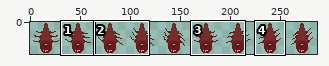
Two versions of one sprite sheet, core/assets/enemies/mutant-bloodworm-sheet.png. Above: a wide view before the commit, with the close-up outlined.
Close-up. The starting point:
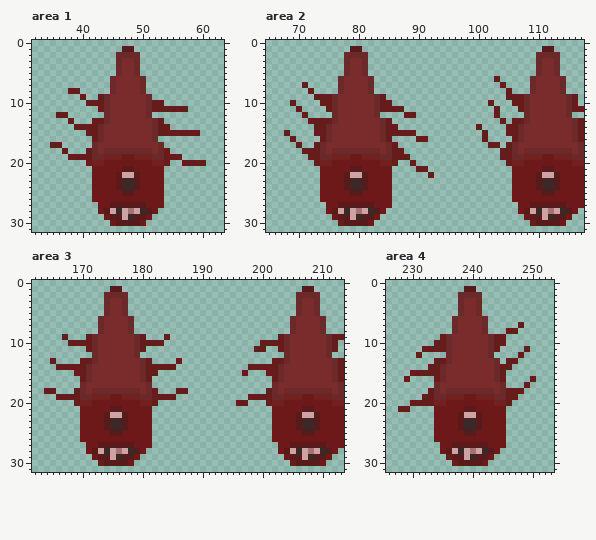
The file is 288x32 pixels. Colours within 5 levels of each other are drawn and written as one. Shown: area 1: x 32..63, y 0..31; area 2: x 65..117, y 0..31; area 3: x 162..213, y 0..31; area 4: x 226..253, y 0..31. The wide view leaves out empty margins.
The same view after the edit:
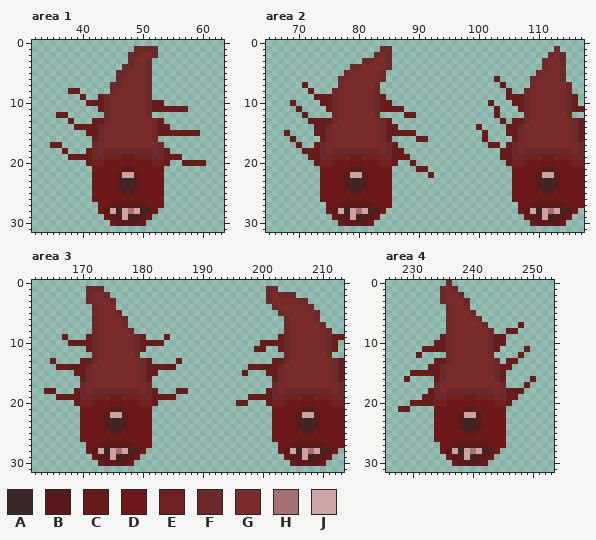
Palette (. is transparent): A #3d2828  B #581a1a  C #671c1c  D #6e1919  E #722121  F #6b2929  G #7a2c2c  H #a47272  J #cea3a3
From the commit log: mutant-bloodworm , tail moves in animation
Change:
--- area 1
@@ x 43..54 @@
  0 ............
- 1 ....BB......
- 2 ...FFFF.....
- 3 ...FGGF.....
- 4 ...FGGF.....
- 5 ...FGGF.....
- 6 ..FGGGGF....
- 7 ..FGGGGF....
- 8 ..FGGGGF....
+ 1 ......FFFF..
+ 2 .....FFGGF..
+ 3 .....FGGF...
+ 4 ....FFGGF...
+ 5 ...FFGGGF...
+ 6 ...FGGGGF...
+ 7 ..FFGGGGF...
+ 8 ..FGGGGGF...
  9 CFGGGGGGF...
--- area 2
@@ x 65..117 @@
  0 .....................................................
- 1 ..............BB..............................BB.....
- 2 .............FFFF............................FFFF....
- 3 .............FGGF............................FGGF....
- 4 .............FGGF............................FGGF....
- 5 .............FGGF............................FGGF....
- 6 ............FGGGGF....................C.....FGGGGF...
- 7 ......C.....FGGGGF.....................C....FGGGGF...
- 8 .......C....FGGGGF......................C...FGGGGF...
+ 1 ...................FF...........................F....
+ 2 ..................FGF..........................FGF...
+ 3 ................FFGGF.........................FGGF...
+ 4 ..............FFGGGGF.........................FGGF...
+ 5 .............FGGGGGF.........................FGGGF...
+ 6 ............FGGGGGGF..................C.....FGGGGF...
+ 7 ......C.....FGGGGGF....................C....FGGGGGF..
+ 8 .......C...FGGGGGGF.....................C..FGGGGGGF..
  9 ........CCCFGGGGGGFC....................CCCFGGGGGGFC.
--- area 3
@@ x 162..213 @@
  0 ....................................................
- 1 .............BB..............................BB.....
- 2 ............FFFF............................FFFF....
- 3 ............FGGF............................FGGF....
- 4 ............FGGF............................FGGF....
- 5 ............FGGF............................FGGF....
- 6 ...........FGGGGF..........................FGGGGF...
- 7 ...........FGGGGF..........................FGGGGF...
- 8 ...........FGGGGF..........................FGGGGF...
+ 1 .........FFF...........................FF...........
+ 2 .........FGGF..........................FGFFF........
+ 3 .........FGGGF.........................FGGGGFF......
+ 4 ..........FGGG..........................FGGGGGF.....
+ 5 ..........FGGGF..........................FGGGGGF....
+ 6 ..........FGGGGF..........................FGGGGF....
+ 7 ..........FGGGGF..........................FGGGGGF...
+ 8 ..........FGGGGGF.........................FGGGGGGF..
  9 .....C...CFGGGGGGFC...C..................CFGGGGGGFCC
--- area 4
@@ x 233..245 @@
- 0 .............
- 1 ......BB.....
- 2 .....FFFF....
- 3 .....FGGF....
- 4 .....FGGF....
- 5 .....FGGF....
- 6 ....FGGGGF...
- 7 ....FGGGGF...
- 8 ....FGGGGF...
+ 0 ...F.........
+ 1 ..FGF........
+ 2 ..FGGF.......
+ 3 ..FGGGF......
+ 4 ...FGGF......
+ 5 ...FGGGF.....
+ 6 ...FGGGGF....
+ 7 ...FGGGGGF...
+ 8 ...FGGGGGGF..
  9 ..CFGGGGGGFCC
Pixel boxes of the changes (left, top, right, bottom) in both close-ups:
changed: (110, 46, 158, 94)
changed: (332, 46, 392, 94)
changed: (524, 46, 572, 94)
changed: (86, 286, 134, 334)
changed: (266, 286, 332, 334)
changed: (440, 280, 494, 334)
